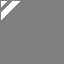
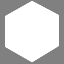
Layers edited between the first and the second 64px x 64px image:
added layer "Layer #17" above "GFig" over [4, 1, 59, 63]
hid "Layer #14" over [1, 1, 21, 21]
